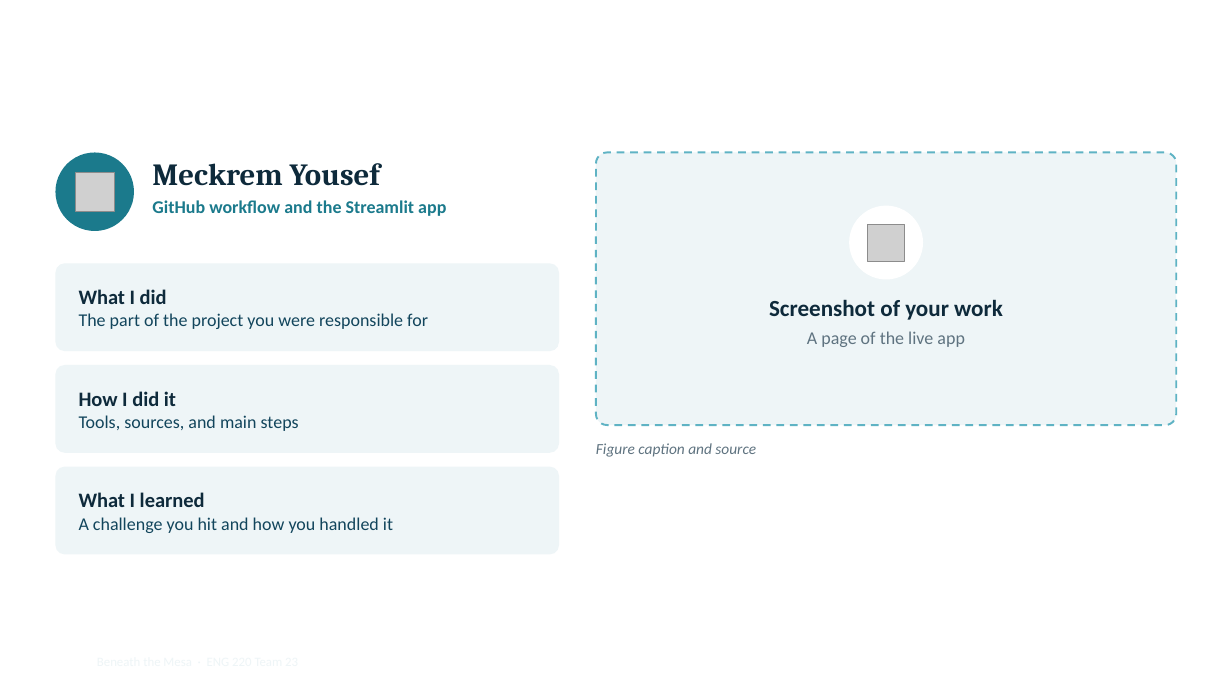
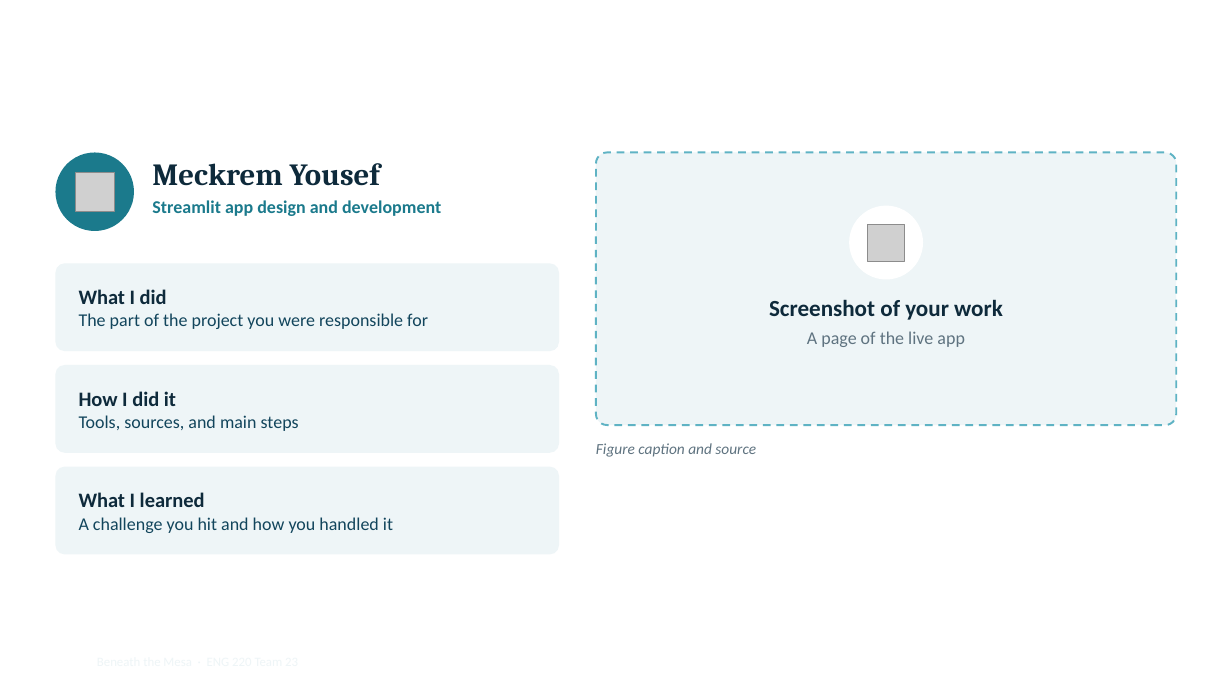
Before and after one commit to pdjordj11/eng_220_aquifer_project, a slide deck: slide 11 of files/beneath_the_mesa_slides.pptx. Drawn at 1232x693 pixels with LibreOffice and Linux fonts; fonts in the diff are those of the drawing; grey boxes stand for pictures; background and template pictures are left out. Boxes give left, top, right and bottom in pixels: in the first picture for what was removed or moved away, otherwise in the second. Text is boxed around its words. In the diff, an @@ line names an element or a change of style, - is before the commit and + after.

```diff
--- a/files/beneath_the_mesa_slides.pptx
+++ b/files/beneath_the_mesa_slides.pptx
@@ text at box(152, 200, 441, 216): text changed @@
-GitHub workflow and the Streamlit app
+Streamlit app design and development
```
Also in this commit, not shown: 3 other slides changed, 8 other files.
